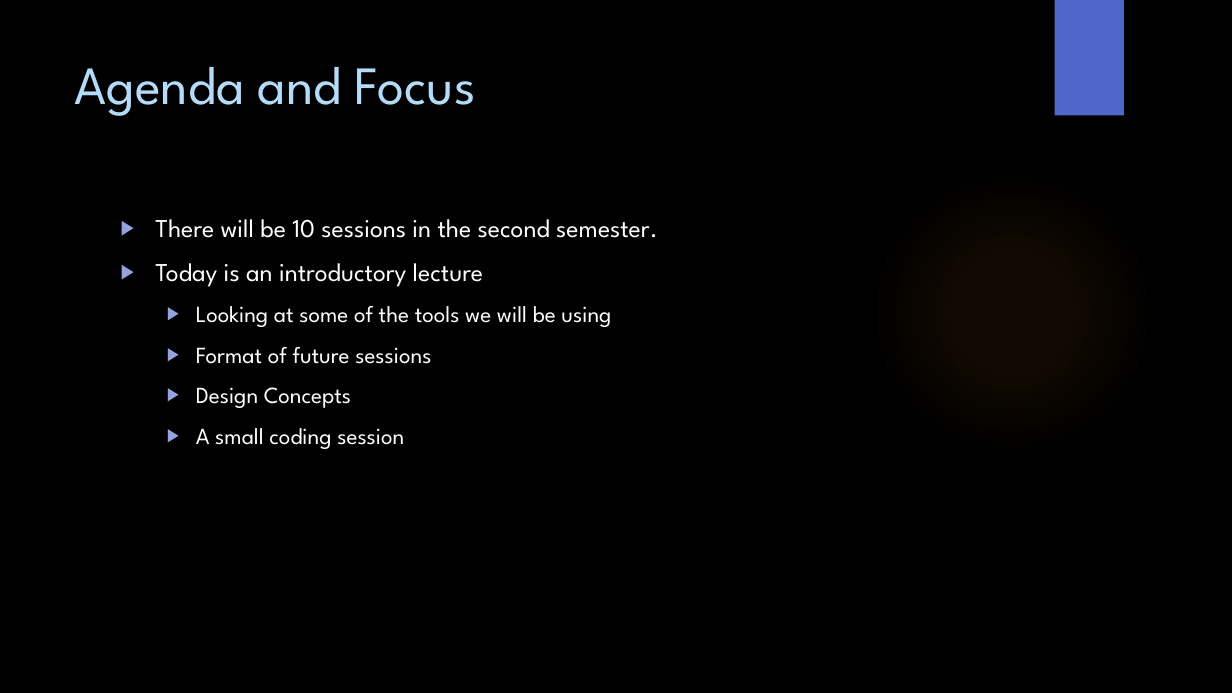
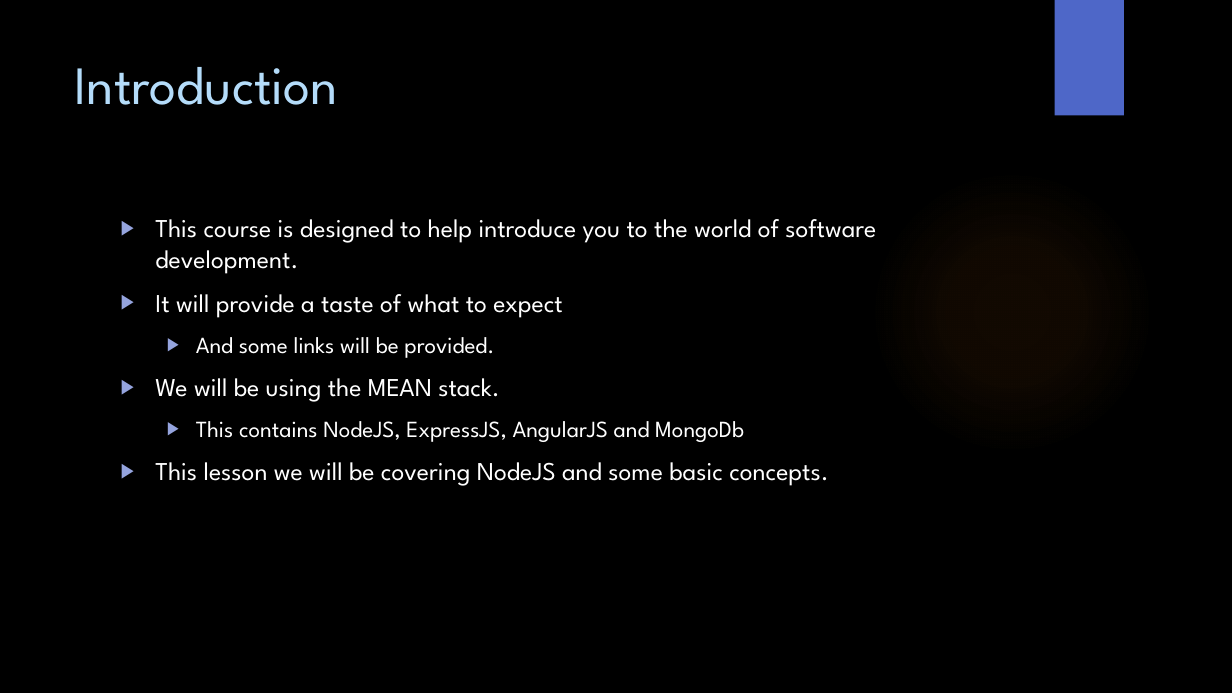
Before and after one commit to WitsSoftDev/SoftDev2016, a slide deck: slide 2 of Session 1/Softdev Session 1 2016.pptx. Drawn at 1232x693 pixels with LibreOffice and Linux fonts; fonts in the diff are those of the drawing; background and template pictures are left out. Boxes give left, top, right and bottom in pixels: in the first picture for what was removed or moved away, otherwise in the second. Text is boxed around its words. In the diff, an @@ line names an element or a change of style, - is before the commit and + after.

Commit message:
session 1

```diff
--- a/Session 1/Softdev Session 1 2016.pptx
+++ b/Session 1/Softdev Session 1 2016.pptx
@@ title at <box>75,67,339,105</box>: text changed @@
-Agenda and Focus
+Introduction
@@ text at <box>155,219,876,486</box>: text changed; size 18 to 20 pt @@
-▶ There will be 10 sessions in the second semester.
-▶ Today is an introductory lecture
-  ▶ Looking at some of the tools we will be using
-  ▶ Format of future sessions
-  ▶ Design Concepts
-  ▶ A small coding session
+▶ This course is designed to help introduce you to the world of software development.
+▶ It will provide a taste of what to expect
+  ▶ And some links will be provided.
+▶ We will be using the MEAN stack.
+  ▶ This contains NodeJS, ExpressJS, AngularJS and MongoDb
+▶ This lesson we will be covering NodeJS and some basic concepts.
```
Also in this commit, not shown: 1 other slide changed, 14 slides added, 1 slide removed.
